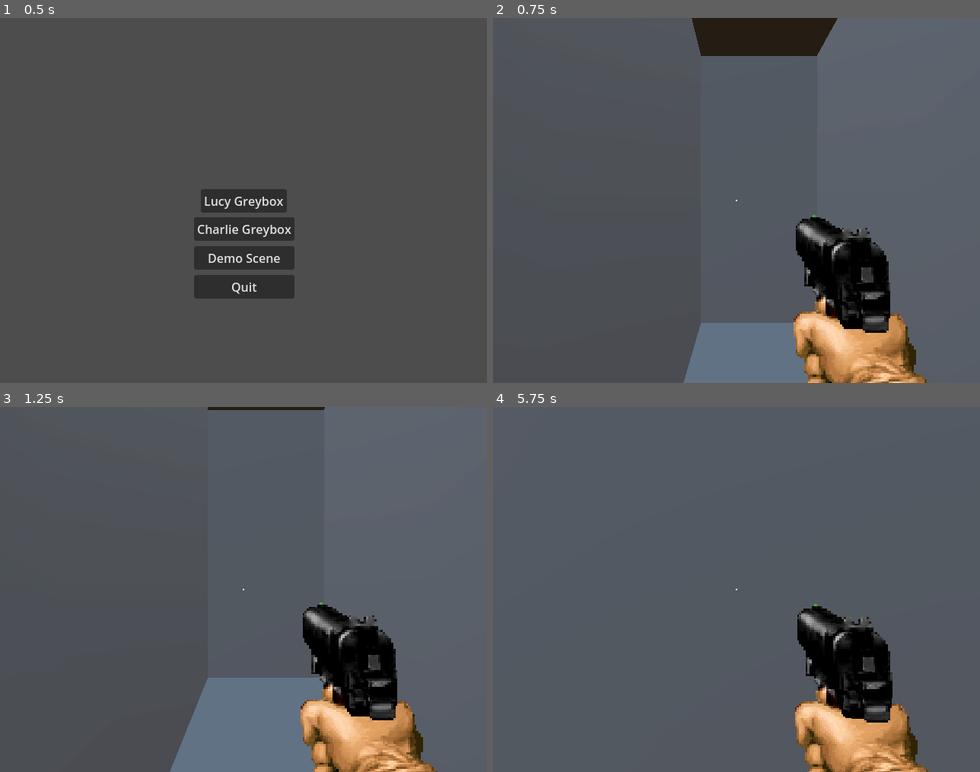
Above: before the commit, frames 1-4 (two rows, left to right).
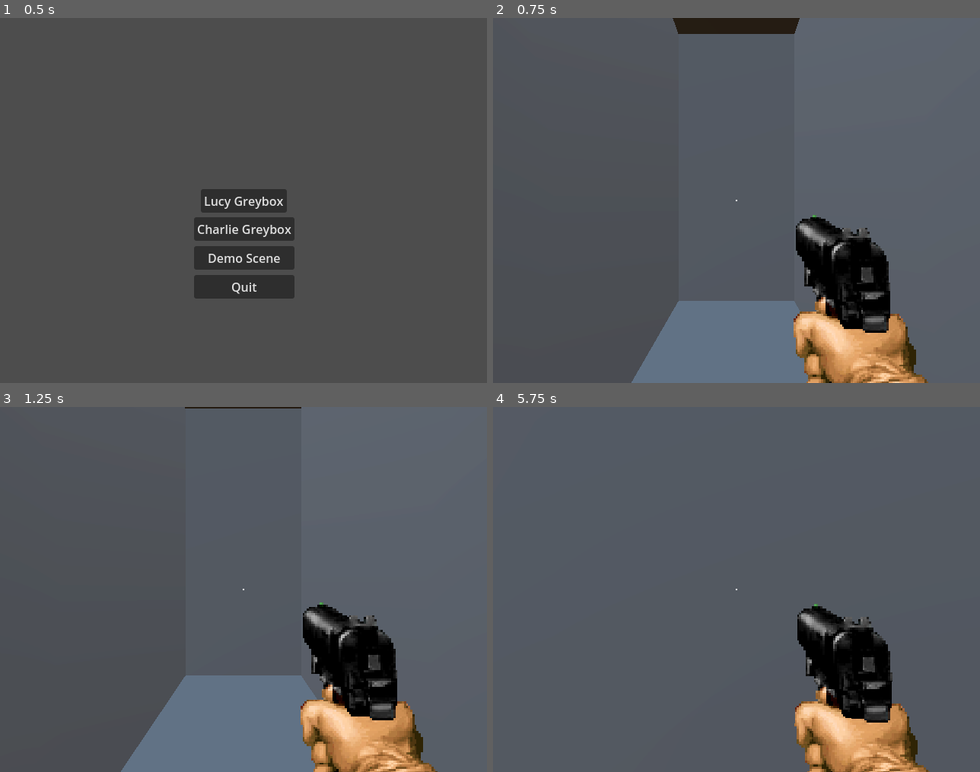
Above: after the commit, the same moments.

Repository: drowpotions/Pirate-Software-Game-Jam-JAN-2025
Game: Godot game, scene res://menu/main_menu.tscn
Same seed, same stepped clock (60 frames per second), same inputs: the game is played once before the commit and once after it. Sound files missing from this copy of the repository are replaced by a short silence.
Inputs (mouse positions are in pixels of both pictures, inside the frame that each line leads up to):
- Up to frame 1 (0.5 s): no input
- Up to frame 2 (0.75 s): click "Lucy Greybox" at 0.5 s
- Up to frame 3 (1.25 s): no input
- Up to frame 4 (5.75 s): move the mouse to (760, 589) at 1.27 s; hold Ctrl (Crouch) 1.28-2.03 s; hold W (forwards) from 1.28 s (still down); tap Space (jump) at 1.52, 2.27, 3.77, 4.52, 5.27 s; move the mouse to (712, 589) at 2.02 s; click (712, 589) at 2.1 s; move the mouse to (746, 582) at 2.77 s; hold Ctrl (Crouch) 2.78-3.53 s; move the mouse to (731, 596) at 3.52 s; click (731, 596) at 3.6 s; move the mouse to (775, 593) at 4.27 s; hold Ctrl (Crouch) 4.28-5.03 s; move the mouse to (697, 585) at 5.02 s; click (697, 585) at 5.1 s

Frame 1 is identical in both runs. In frame 2, 5.1% of the frame differs, in the area x 28-71%, y 0-100%; in frame 3, 2.4%; in frame 4, less than 0.1%.

Commit message:
Enemy LOS

Diff:
--- a/Player/Player.tscn
+++ b/Player/Player.tscn
@@ -6,7 +6,7 @@
 [ext_resource type="Texture2D" uid="uid://cqe3mwchxgv74" path="res://Player/sprite_sheet.png" id="4_nfp6s"]
 
 [sub_resource type="CapsuleShape3D" id="CapsuleShape3D_hdt6b"]
-radius = 0.19437
+radius = 0.172079
 
 [sub_resource type="AtlasTexture" id="AtlasTexture_v6iem"]
 atlas = ExtResource("4_nfp6s")
@@ -131,11 +131,10 @@
 mouse_sens = 0.2
 
 [node name="CollisionShape3D" type="CollisionShape3D" parent="."]
-transform = Transform3D(1, 0, 0, 0, 1, 0, 0, 0, 1, 0, 1, 0)
 shape = SubResource("CapsuleShape3D_hdt6b")
 
 [node name="head" type="Node3D" parent="."]
-transform = Transform3D(1, 0, 0, 0, 1, 0, 0, 0, 1, 0, 1.5, 0)
+transform = Transform3D(1, 0, 0, 0, 1, 0, 0, 0, 1, 0, 0.616437, 0)
 
 [node name="Camera Holder" type="Node3D" parent="head"]
 
--- a/enemy/enemy.gd
+++ b/enemy/enemy.gd
@@ -8,13 +8,15 @@
 var stop_distance = 5.0
 var gravity = ProjectSettings.get_setting("physics/3d/default_gravity")
 
-@export var player: CharacterBody3D
+@export var player: Node3D
 @export var health := 10
+@export var los_distance: float = 20.0
 
 
 func _physics_process(delta: float) -> void:
 	if not is_on_floor():
 		velocity += get_gravity() * delta
+
 
 	if following == true:
 		look_at(player.global_position)
@@ -35,6 +37,7 @@
 
 func hit(damage):
 	if player.player_camera.shooting == true:
+		look_at(player.global_position)
 		#show_hit_label(damage)
 		show_particles()
 		health -= damage
@@ -70,3 +73,5 @@
 func _on_area_3d_body_exited(body: Node3D) -> void:
 	if body.is_in_group("player"):
 		following = false
+		velocity.x = 0
+		velocity.z = 0
--- a/enemy/enemy.tscn
+++ b/enemy/enemy.tscn
@@ -9,8 +9,8 @@
 
 [sub_resource type="CapsuleMesh" id="CapsuleMesh_0d3uo"]
 
-[sub_resource type="SphereShape3D" id="SphereShape3D_p4qnp"]
-radius = 19.0874
+[sub_resource type="BoxShape3D" id="BoxShape3D_42l8c"]
+size = Vector3(4.54845, 2.60498, 20.375)
 
 [sub_resource type="CylinderMesh" id="CylinderMesh_5lwvn"]
 
@@ -32,7 +32,8 @@
 monitorable = false
 
 [node name="CollisionShape3D" type="CollisionShape3D" parent="Area3D"]
-shape = SubResource("SphereShape3D_p4qnp")
+transform = Transform3D(1, 0, 0, 0, 1, 0, 0, 0, 1, 0.0438004, 0.80249, -9.6875)
+shape = SubResource("BoxShape3D_42l8c")
 
 [node name="MeshInstance3D2" type="MeshInstance3D" parent="."]
 transform = Transform3D(1.23463e-15, 3.62595e-09, 0.609612, 0.64617, -3.62595e-09, 0, 2.8245e-08, 0.0829521, -2.6647e-08, -0.00121987, 0.487905, -0.443301)
--- a/lucy_greybox.tscn
+++ b/lucy_greybox.tscn
@@ -115,7 +115,7 @@
 spot_range = 8.0
 
 [node name="Player" parent="." instance=ExtResource("1_mb8yd")]
-transform = Transform3D(1, 0, 0, 0, 1, 0, 0, 0, 1, 94.2118, 20.7272, -2.56729)
+transform = Transform3D(1, 0, 0, 0, 1, 0, 0, 0, 1, 94.6103, 20.7272, -2.56729)
 
 [node name="AnimatedSprite3D" parent="Player/head/Weapon_Holder" index="0"]
 animation = &"default"
@@ -146,11 +146,11 @@
 material = SubResource("StandardMaterial3D_g3n6i")
 
 [node name="Enemy" parent="." node_paths=PackedStringArray("player") instance=ExtResource("2_2iopr")]
-transform = Transform3D(1, 0, 0, 0, 1, 0, 0, 0, 1, 52.6414, 23.2188, 0)
+transform = Transform3D(1, 0, 0, 0, 1, 0, 0, 0, 1, 77.8997, 20.4054, 0)
 player = NodePath("../Player")
 
 [node name="Enemy2" parent="." node_paths=PackedStringArray("player") instance=ExtResource("2_2iopr")]
-transform = Transform3D(1, 0, 0, 0, 1, 0, 0, 0, 1, 52.6414, 23.2188, -3.3786)
+transform = Transform3D(1, 0, 0, 0, 1, 0, 0, 0, 1, 77.8997, 20.4054, -3.3786)
 player = NodePath("../Player")
 
 [editable path="Player"]
